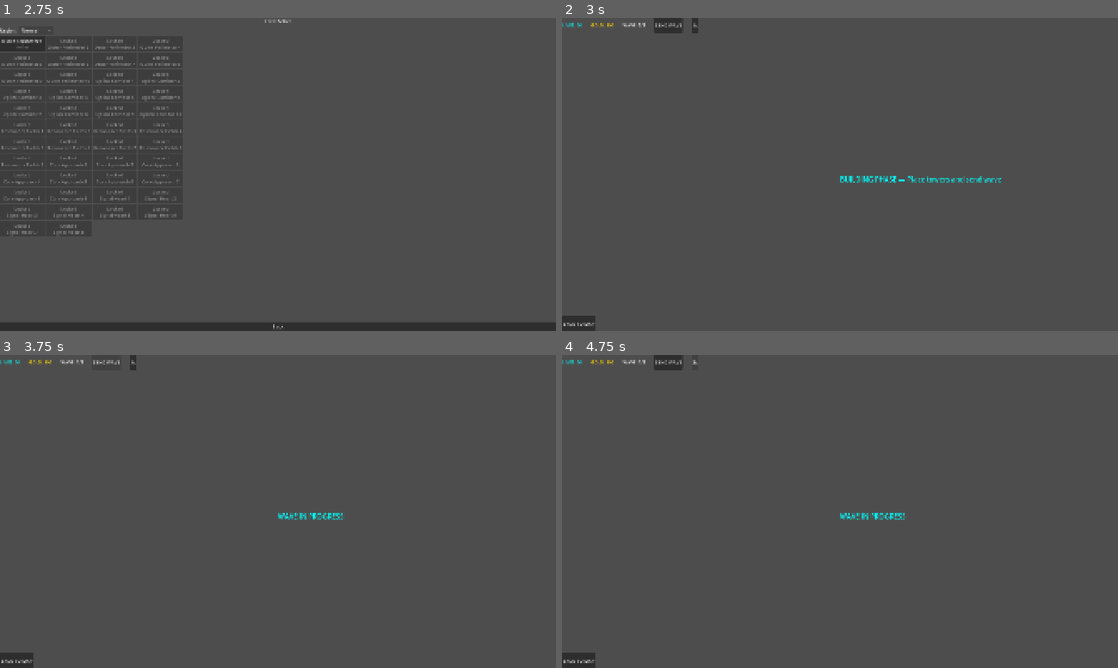
Above: before the commit, frames 1-4 (two rows, left to right).
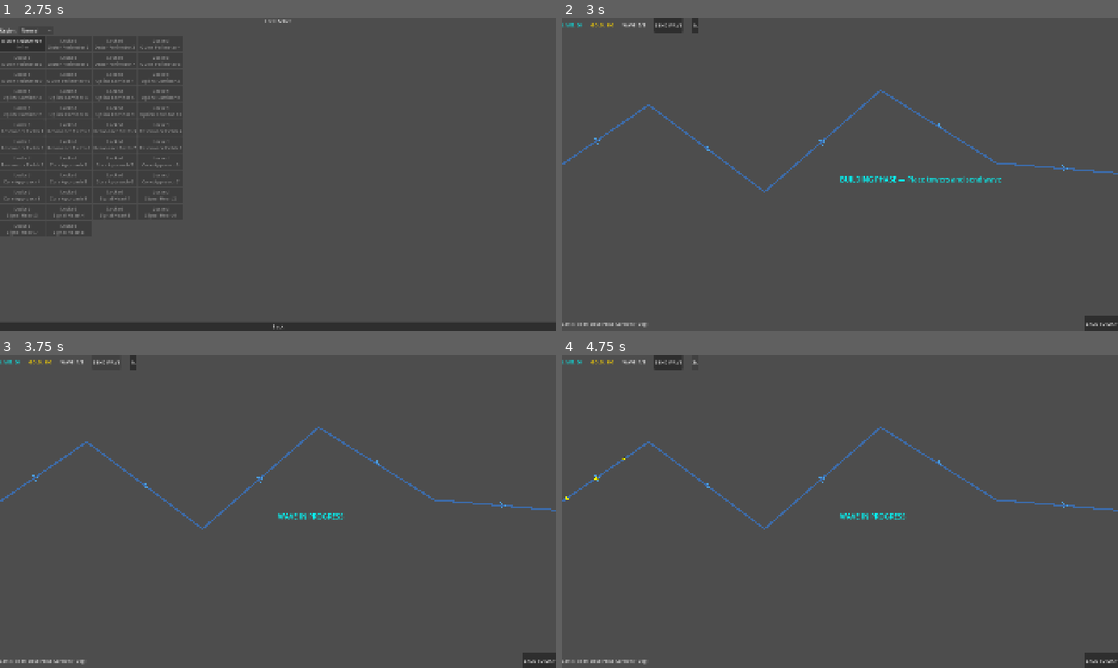
Above: after the commit, the same moments.

Repository: trongpong/last-signal
Game: Godot game, scene res://scenes/main.tscn
Same seed, same stepped clock (60 frames per second), same inputs: the game is played once before the commit and once after it.
Inputs:
- Up to frame 1 (2.75 s): click "Play Campaign" at 0.5 s; click "Normal" at 1.25 s; click "Normal" at 2 s
- Up to frame 2 (3 s): click "Outer Perimeter 1 ☆☆☆" at 2.75 s
- Up to frame 3 (3.75 s): click "SEND WAVE" at 3.5 s
- Up to frame 4 (4.75 s): click "1x" at 4.25 s

Frame 1 is identical in both runs. In frame 2, 1.3% of the frame differs, in the area x 0-100%, y 22-100%; in frame 3, 1.3%; in frame 4, 1.3%.

Commit message:
feat: make level 1-1 playable with enemy spawning, tower placement, and combat
- Fix LevelData enemy IDs: scout_basic→scout, drone_basic→drone, drone_fast→scout, tank_heavy→tank
- Add "level_" prefix stripping in LevelData.get_waves() for format flexibility
- Draw enemy path across screen using Path2D + Line2D with directional markers
- Connect WaveManager.enemy_spawn_requested to spawn Enemy nodes with FixedPathProvider
- Add left-click tower placement (Pulse Cannon, 100g) via _unhandled_input
- Run per-frame tower combat loop: build enemy data array, TowerTargeting.select_target,
  spawn Projectile, emit tower.fired, call tower.on_fired()
- Handle projectile hit_target: single-target and splash damage via EnemyHealth.take_damage()
- Handle enemy_died: award gold via EconomyManager, notify WaveManager
- Handle enemy_reached_exit: lose life via GameManager, notify WaveManager
- Add gold_changed signal connection for live HUD updates
- Add hint label showing placement cost in bottom bar

Co-Authored-By: Claude Opus 4.6 (1M context) <noreply@anthropic.com>

Diff:
--- a/content/levels/level_data.gd
+++ b/content/levels/level_data.gd
@@ -17,8 +17,13 @@
 
 ## Returns an Array of WaveDefinitions for the given level id.
 ## Returns an empty Array if no hand-crafted data exists for that id.
+## Accepts both "1_1" and "level_1_1" formats.
 static func get_waves(level_id: String) -> Array:
-	match level_id:
+	# Strip optional "level_" prefix so both formats work
+	var id: String = level_id
+	if id.begins_with("level_"):
+		id = id.substr(6)
+	match id:
 		"1_1":
 			return _level_1_1()
 		"1_2":
@@ -29,7 +34,7 @@
 
 # ---------------------------------------------------------------------------
 # Level 1-1: First Contact
-## 5 gentle waves — only scout_basic and drone_basic.
+## 5 gentle waves — only scout and drone.
 # ---------------------------------------------------------------------------
 
 static func _level_1_1() -> Array:
@@ -37,126 +42,126 @@
 
 	# Wave 1 — 6 scouts
 	waves.append(_make_wave(1, false, [
-		_sub("scout_basic", 6, 0.6, 0.0),
+		_sub("scout", 6, 0.6, 0.0),
 	]))
 	# Wave 2 — 6 scouts + 3 drones
 	waves.append(_make_wave(2, false, [
-		_sub("scout_basic", 6, 0.6, 0.0),
-		_sub("drone_basic", 3, 0.8, 4.0),
+		_sub("scout", 6, 0.6, 0.0),
+		_sub("drone", 3, 0.8, 4.0),
 	]))
 	# Wave 3 — 8 scouts
 	waves.append(_make_wave(3, false, [
-		_sub("scout_basic", 8, 0.5, 0.0),
+		_sub("scout", 8, 0.5, 0.0),
 	]))
 	# Wave 4 — 5 drones + 5 scouts
 	waves.append(_make_wave(4, false, [
-		_sub("drone_basic", 5, 0.7, 0.0),
-		_sub("scout_basic", 5, 0.5, 4.5),
+		_sub("drone", 5, 0.7, 0.0),
+		_sub("scout", 5, 0.5, 4.5),
 	]))
 	# Wave 5 — mini-boss wave: 4 drones + 10 scouts
 	waves.append(_make_wave(5, true, [
-		_sub("drone_basic", 4, 1.0, 0.0),
-		_sub("scout_basic", 10, 0.4, 5.0),
+		_sub("drone", 4, 1.0, 0.0),
+		_sub("scout", 10, 0.4, 5.0),
 	]))
 
 	return waves
 
 # ---------------------------------------------------------------------------
 # Level 1-2: Outer Gate
-## 8 waves — introduces drone_fast on wave 4.
+## 8 waves — introduces fast scouts on wave 4.
 # ---------------------------------------------------------------------------
 
 static func _level_1_2() -> Array:
 	var waves: Array = []
 
 	waves.append(_make_wave(1, false, [
-		_sub("scout_basic", 8, 0.5, 0.0),
+		_sub("scout", 8, 0.5, 0.0),
 	]))
 	waves.append(_make_wave(2, false, [
-		_sub("scout_basic", 8, 0.5, 0.0),
-		_sub("drone_basic", 4, 0.7, 5.0),
+		_sub("scout", 8, 0.5, 0.0),
+		_sub("drone", 4, 0.7, 5.0),
 	]))
 	waves.append(_make_wave(3, false, [
-		_sub("drone_basic", 8, 0.6, 0.0),
-		_sub("scout_basic", 6, 0.5, 6.0),
+		_sub("drone", 8, 0.6, 0.0),
+		_sub("scout", 6, 0.5, 6.0),
 	]))
-	# Wave 4 — first drone_fast appearance
+	# Wave 4 — first fast-scout appearance (scout used as fast enemy)
 	waves.append(_make_wave(4, false, [
-		_sub("scout_basic", 6, 0.5, 0.0),
-		_sub("drone_fast", 4, 0.4, 4.0),
+		_sub("scout", 6, 0.5, 0.0),
+		_sub("scout", 4, 0.4, 4.0),
 	]))
 	waves.append(_make_wave(5, false, [
-		_sub("drone_basic", 8, 0.5, 0.0),
-		_sub("drone_fast", 4, 0.35, 5.5),
+		_sub("drone", 8, 0.5, 0.0),
+		_sub("scout", 4, 0.35, 5.5),
 	]))
 	waves.append(_make_wave(6, false, [
-		_sub("scout_basic", 10, 0.45, 0.0),
-		_sub("drone_fast", 6, 0.35, 6.0),
+		_sub("scout", 10, 0.45, 0.0),
+		_sub("scout", 6, 0.35, 6.0),
 	]))
 	waves.append(_make_wave(7, false, [
-		_sub("drone_basic", 10, 0.5, 0.0),
-		_sub("drone_fast", 8, 0.35, 6.5),
+		_sub("drone", 10, 0.5, 0.0),
+		_sub("scout", 8, 0.35, 6.5),
 	]))
 	# Wave 8 — boss: mass swarm
 	waves.append(_make_wave(8, true, [
-		_sub("drone_fast", 6, 0.3, 0.0),
-		_sub("scout_basic", 12, 0.4, 3.0),
-		_sub("drone_basic", 8, 0.5, 8.0),
+		_sub("scout", 6, 0.3, 0.0),
+		_sub("scout", 12, 0.4, 3.0),
+		_sub("drone", 8, 0.5, 8.0),
 	]))
 
 	return waves
 
 # ---------------------------------------------------------------------------
 # Level 1-3: Relay Defense
-## 10 waves — introduces tank_heavy on wave 6.
+## 10 waves — introduces tank on wave 6.
 # ---------------------------------------------------------------------------
 
 static func _level_1_3() -> Array:
 	var waves: Array = []
 
 	waves.append(_make_wave(1, false, [
-		_sub("scout_basic", 10, 0.5, 0.0),
+		_sub("scout", 10, 0.5, 0.0),
 	]))
 	waves.append(_make_wave(2, false, [
-		_sub("drone_basic", 8, 0.55, 0.0),
-		_sub("scout_basic", 6, 0.45, 5.0),
+		_sub("drone", 8, 0.55, 0.0),
+		_sub("scout", 6, 0.45, 5.0),
 	]))
 	waves.append(_make_wave(3, false, [
-		_sub("drone_fast", 6, 0.35, 0.0),
-		_sub("drone_basic", 6, 0.5, 4.0),
+		_sub("scout", 6, 0.35, 0.0),
+		_sub("drone", 6, 0.5, 4.0),
 	]))
 	waves.append(_make_wave(4, false, [
-		_sub("scout_basic", 12, 0.45, 0.0),
-		_sub("drone_fast", 6, 0.35, 6.5),
+		_sub("scout", 12, 0.45, 0.0),
+		_sub("scout", 6, 0.35, 6.5),
 	]))
 	waves.append(_make_wave(5, false, [
-		_sub("drone_basic", 10, 0.5, 0.0),
-		_sub("drone_fast", 8, 0.35, 6.0),
+		_sub("drone", 10, 0.5, 0.0),
+		_sub("scout", 8, 0.35, 6.0),
 	]))
-	# Wave 6 — tank_heavy debut
+	# Wave 6 — tank debut
 	waves.append(_make_wave(6, false, [
-		_sub("tank_heavy", 2, 1.5, 0.0),
-		_sub("scout_basic", 12, 0.4, 4.0),
+		_sub("tank", 2, 1.5, 0.0),
+		_sub("scout", 12, 0.4, 4.0),
 	]))
 	waves.append(_make_wave(7, false, [
-		_sub("tank_heavy", 3, 1.5, 0.0),
-		_sub("drone_fast", 8, 0.35, 5.5),
+		_sub("tank", 3, 1.5, 0.0),
+		_sub("scout", 8, 0.35, 5.5),
 	]))
 	waves.append(_make_wave(8, false, [
-		_sub("drone_basic", 12, 0.45, 0.0),
-		_sub("tank_heavy", 3, 1.5, 7.0),
-		_sub("drone_fast", 6, 0.35, 12.0),
+		_sub("drone", 12, 0.45, 0.0),
+		_sub("tank", 3, 1.5, 7.0),
+		_sub("scout", 6, 0.35, 12.0),
 	]))
 	waves.append(_make_wave(9, false, [
-		_sub("scout_basic", 14, 0.4, 0.0),
-		_sub("drone_fast", 10, 0.3, 7.0),
-		_sub("tank_heavy", 4, 1.5, 12.0),
+		_sub("scout", 14, 0.4, 0.0),
+		_sub("scout", 10, 0.3, 7.0),
+		_sub("tank", 4, 1.5, 12.0),
 	]))
 	# Wave 10 — boss: tanks + escorts
 	waves.append(_make_wave(10, true, [
-		_sub("tank_heavy", 4, 2.0, 0.0),
-		_sub("drone_fast", 10, 0.3, 10.0),
-		_sub("scout_basic", 16, 0.35, 16.0),
+		_sub("tank", 4, 2.0, 0.0),
+		_sub("scout", 10, 0.3, 10.0),
+		_sub("scout", 16, 0.35, 16.0),
 	]))
 
 	return waves
--- a/scenes/game.gd
+++ b/scenes/game.gd
@@ -2,6 +2,7 @@
 
 ## Root script for the main game scene.
 ## Creates HUD, loads level data, manages the game loop.
+## Handles enemy spawning, path drawing, tower placement, and combat.
 
 # ---------------------------------------------------------------------------
 # Child node references (set up in game.tscn)
@@ -20,9 +21,17 @@
 var _hud: Control
 var _level_id: String = ""
 var _difficulty: int = Enums.Difficulty.NORMAL
-var _game_loop: GameLoop
 var _wave_manager: WaveManager
 var _adaptation_manager: AdaptationManager
+
+## The Path2D that enemies follow across the screen
+var _enemy_path: Path2D
+
+## Line2D that visually displays the enemy path
+var _path_line: Line2D
+
+## The pulse cannon TowerDefinition loaded once at startup
+var _pulse_cannon_def: TowerDefinition
 
 # ---------------------------------------------------------------------------
 # Lifecycle
@@ -32,9 +41,16 @@
 	# Build the HUD
 	_build_hud()
 
+	# Create and draw the enemy path
+	_setup_enemy_path()
+
+	# Load tower definition for placement
+	_pulse_cannon_def = load("res://content/towers/pulse_cannon.tres") as TowerDefinition
+
 	# Connect to manager signals
 	GameManager.state_changed.connect(_on_state_changed)
 	GameManager.lives_changed.connect(_on_lives_changed)
+	EconomyManager.gold_changed.connect(_on_gold_changed)
 
 # ---------------------------------------------------------------------------
 # Public API
@@ -59,9 +75,9 @@
 
 	# Load wave data
 	var waves: Array = []
-	var LevelData = load("res://content/levels/level_data.gd")
-	if LevelData and LevelData.has_method("get_waves"):
-		waves = LevelData.get_waves(level_id)
+	var LevelDataClass = load("res://content/levels/level_data.gd")
+	if LevelDataClass and LevelDataClass.has_method("get_waves"):
+		waves = LevelDataClass.get_waves(level_id)
 
 	# Setup wave manager
 	_wave_manager = WaveManager.new()
@@ -71,6 +87,7 @@
 	_wave_manager.wave_started.connect(_on_wave_started)
 	_wave_manager.wave_complete.connect(_on_wave_complete)
 	_wave_manager.all_waves_complete.connect(_on_all_waves_complete)
+	_wave_manager.enemy_spawn_requested.connect(_on_enemy_spawn_requested)
 
 	# Setup adaptation manager
 	_adaptation_manager = AdaptationManager.new()
@@ -79,6 +96,245 @@
 
 	# Update HUD
 	_update_hud()
+
+# ---------------------------------------------------------------------------
+# Enemy path setup
+# ---------------------------------------------------------------------------
+
+func _setup_enemy_path() -> void:
+	# Create the Path2D with a winding route across the screen
+	_enemy_path = Path2D.new()
+	_enemy_path.name = "EnemyPath"
+	map.add_child(_enemy_path)
+
+	var curve := Curve2D.new()
+	# Path points: off-screen left → across screen → off-screen right
+	var path_points: Array[Vector2] = [
+		Vector2(-50,  540),
+		Vector2(300,  300),
+		Vector2(700,  600),
+		Vector2(1100, 250),
+		Vector2(1500, 500),
+		Vector2(1970, 540),
+	]
+	for pt in path_points:
+		curve.add_point(pt)
+	_enemy_path.curve = curve
+
+	# Draw the path visually with a Line2D
+	_path_line = Line2D.new()
+	_path_line.name = "PathLine"
+	_path_line.width = 6.0
+	_path_line.default_color = Color(0.2, 0.5, 0.9, 0.6)
+	_path_line.joint_mode = Line2D.LINE_JOINT_ROUND
+	_path_line.begin_cap_mode = Line2D.LINE_CAP_ROUND
+	_path_line.end_cap_mode = Line2D.LINE_CAP_ROUND
+	for pt in path_points:
+		_path_line.add_point(pt)
+	map.add_child(_path_line)
+
+	# Draw arrow/directional markers along the path
+	_draw_path_markers(path_points)
+
+# Draw small tick marks to indicate travel direction
+func _draw_path_markers(path_points: Array[Vector2]) -> void:
+	for i in range(path_points.size() - 1):
+		var from: Vector2 = path_points[i]
+		var to: Vector2 = path_points[i + 1]
+		var mid: Vector2 = (from + to) * 0.5
+		var dir: Vector2 = (to - from).normalized()
+		var perp: Vector2 = Vector2(-dir.y, dir.x) * 12.0
+
+		var marker := Line2D.new()
+		marker.width = 3.0
+		marker.default_color = Color(0.3, 0.7, 1.0, 0.8)
+		marker.add_point(mid - dir * 10.0 + perp)
+		marker.add_point(mid + dir * 10.0)
+		marker.add_point(mid - dir * 10.0 - perp)
+		map.add_child(marker)
+
+# ---------------------------------------------------------------------------
+# Enemy spawning
+# ---------------------------------------------------------------------------
+
+func _on_enemy_spawn_requested(enemy_id: String) -> void:
+	# Load the EnemyDefinition resource
+	var def_path: String = "res://content/enemies/%s.tres" % enemy_id
+	if not ResourceLoader.exists(def_path):
+		push_warning("game.gd: enemy definition not found: %s" % def_path)
+		return
+
+	var def: EnemyDefinition = load(def_path) as EnemyDefinition
+	if def == null:
+		push_warning("game.gd: failed to load enemy definition: %s" % def_path)
+		return
+
+	# Create a PathFollow2D for this enemy to follow the shared path
+	var path_follow := PathFollow2D.new()
+	path_follow.rotates = false
+	path_follow.loop = false
+	path_follow.progress = 0.0
+	_enemy_path.add_child(path_follow)
+
+	# Create and wire up the FixedPathProvider
+	var provider := FixedPathProvider.new()
+	provider.setup(path_follow)
+
+	# Create the Enemy node
+	var enemy := Enemy.new()
+	enemy.add_child(provider)
+	enemy.set_path_provider(provider)
+
+	enemies.add_child(enemy)
+	enemy.initialize(def, _difficulty)
+
+	# Position at path start
+	enemy.global_position = path_follow.global_position
+
+	# Connect death and exit signals
+	enemy.enemy_died.connect(_on_enemy_died)
+	enemy.enemy_reached_exit.connect(_on_enemy_reached_exit)
+
+# ---------------------------------------------------------------------------
+# Tower placement
+# ---------------------------------------------------------------------------
+
+func _unhandled_input(event: InputEvent) -> void:
+	if event is InputEventMouseButton:
+		var mb := event as InputEventMouseButton
+		if mb.pressed and mb.button_index == MOUSE_BUTTON_LEFT:
+			_try_place_tower(mb.global_position)
+
+func _try_place_tower(click_pos: Vector2) -> void:
+	if _pulse_cannon_def == null:
+		return
+
+	# Check we can afford it
+	var cost: int = _pulse_cannon_def.cost
+	if not EconomyManager.can_afford(cost):
+		_show_info("Not enough gold! (need %d)" % cost)
+		return
+
+	# Spend gold and place tower
+	EconomyManager.spend_gold(cost)
+
+	var tower := Tower.new()
+	tower.global_position = click_pos
+	towers.add_child(tower)
+	tower.initialize(_pulse_cannon_def)
+
+	_update_hud()
+
+# ---------------------------------------------------------------------------
+# Tower combat — run every frame for each placed tower
+# ---------------------------------------------------------------------------
+
+func _process(delta: float) -> void:
+	# Keep gold display updated
+	if _hud:
+		var gold_label := _hud.get_node_or_null("TopBar/GoldLabel") as Label
+		if gold_label:
+			gold_label.text = "GOLD: %d" % EconomyManager.gold
+
+	# Fire each ready tower
+	_process_tower_combat()
+
+func _process_tower_combat() -> void:
+	if towers.get_child_count() == 0 or enemies.get_child_count() == 0:
+		return
+
+	# Build enemy data array for targeting
+	var enemy_data: Array = []
+	var enemy_nodes: Array = []
+	for child in enemies.get_children():
+		if child is Enemy and child.is_alive():
+			enemy_data.append({
+				"position": child.global_position,
+				"hp": child.get_hp_percentage(),
+				"progress": child.get_progress_ratio(),
+				"alive": true,
+			})
+			enemy_nodes.append(child)
+
+	if enemy_data.is_empty():
+		return
+
+	# For each tower, attempt to fire
+	for child in towers.get_children():
+		if not (child is Tower):
+			continue
+		var tower := child as Tower
+		if not tower.can_fire():
+			continue
+
+		var idx: int = tower._targeting.select_target(
+			tower.global_position,
+			tower.current_range,
+			tower.targeting_mode,
+			enemy_data
+		)
+		if idx < 0:
+			continue
+
+		var target_enemy: Enemy = enemy_nodes[idx] as Enemy
+
+		# Spawn a projectile
+		var proj := Projectile.new()
+		proj.global_position = tower.global_position
+		proj.initialize(
+			target_enemy.global_position,
+			tower._definition.projectile_speed,
+			tower.get_effective_damage(),
+			tower._definition.damage_type,
+			tower._definition.splash_radius
+		)
+		proj.hit_target.connect(_on_projectile_hit.bind(target_enemy))
+		projectiles.add_child(proj)
+
+		tower.fired.emit(tower, target_enemy.global_position)
+		tower.on_fired()
+
+# ---------------------------------------------------------------------------
+# Projectile hit
+# ---------------------------------------------------------------------------
+
+func _on_projectile_hit(hit_pos: Vector2, damage: float, damage_type: int, splash_radius: float, target_enemy: Enemy) -> void:
+	if splash_radius > 0.0:
+		# Area damage: hit all enemies within splash_radius
+		for child in enemies.get_children():
+			if not (child is Enemy):
+				continue
+			var e := child as Enemy
+			if not e.is_alive():
+				continue
+			if e.global_position.distance_to(hit_pos) <= splash_radius:
+				_deal_damage_to_enemy(e, damage, damage_type)
+	else:
+		# Single target
+		if is_instance_valid(target_enemy) and target_enemy.is_alive():
+			_deal_damage_to_enemy(target_enemy, damage, damage_type)
+
+func _deal_damage_to_enemy(enemy: Enemy, damage: float, damage_type: int) -> void:
+	var health := enemy.get_node_or_null("EnemyHealth") as EnemyHealth
+	if health == null:
+		return
+	health.take_damage(damage, damage_type as Enums.DamageType)
+
+# ---------------------------------------------------------------------------
+# Enemy death and exit
+# ---------------------------------------------------------------------------
+
+func _on_enemy_died(enemy: Enemy) -> void:
+	var gold: int = enemy.get_gold_value()
+	if gold > 0:
+		EconomyManager.add_gold(gold)
+	if _wave_manager:
+		_wave_manager.on_enemy_died()
+
+func _on_enemy_reached_exit(enemy: Enemy) -> void:
+	GameManager.lose_life()
+	if _wave_manager:
+		_wave_manager.on_enemy_reached_exit()
 
 # ---------------------------------------------------------------------------
 # HUD building
@@ -144,13 +400,20 @@
 	info_label.add_theme_color_override("font_color", Color.CYAN)
 	_hud.add_child(info_label)
 
-	# Bottom bar with back button
+	# Bottom bar with placement hint and back button
 	var bottom_bar := HBoxContainer.new()
 	bottom_bar.name = "BottomBar"
 	bottom_bar.set_anchors_preset(Control.PRESET_BOTTOM_WIDE)
 	bottom_bar.offset_top = -50
 	bottom_bar.add_theme_constant_override("separation", 10)
 	_hud.add_child(bottom_bar)
+
+	var hint_label := Label.new()
+	hint_label.name = "HintLabel"
+	hint_label.text = "Left-click to place Pulse Cannon (100g)"
+	hint_label.add_theme_color_override("font_color", Color(0.8, 0.8, 0.8, 1.0))
+	hint_label.size_flags_horizontal = Control.SIZE_EXPAND_FILL
+	bottom_bar.add_child(hint_label)
 
 	var back_btn := Button.new()
 	back_btn.text = "BACK TO MAP"
@@ -195,6 +458,11 @@
 			_:
 				info_label.text = ""
 
+func _show_info(msg: String) -> void:
+	var info_label := _hud.get_node_or_null("InfoLabel") as Label
+	if info_label:
+		info_label.text = msg
+
 # ---------------------------------------------------------------------------
 # Signal handlers
 # ---------------------------------------------------------------------------
@@ -203,6 +471,9 @@
 	_update_hud()
 
 func _on_lives_changed(new_lives: int, _lives_lost: int) -> void:
+	_update_hud()
+
+func _on_gold_changed(_new_gold: int, _delta: int) -> void:
 	_update_hud()
 
 func _on_wave_started(wave_number: int, total_waves: int) -> void:
@@ -231,10 +502,3 @@
 	var speed_btn := _hud.get_node_or_null("TopBar/SpeedButton") as Button
 	if speed_btn:
 		speed_btn.text = "%dx" % int(speeds[next_idx])
-
-func _process(_delta: float) -> void:
-	# Keep gold display updated
-	if _hud:
-		var gold_label := _hud.get_node_or_null("TopBar/GoldLabel") as Label
-		if gold_label:
-			gold_label.text = "GOLD: %d" % EconomyManager.gold
